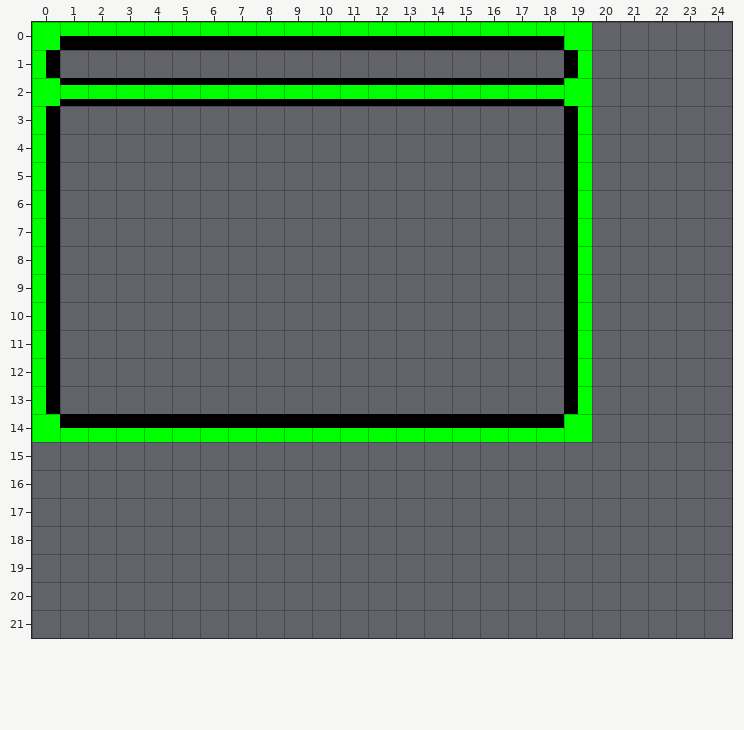
Tiled map -- res/levels/PlayState.tmx. Above: the version before the commit.
Cells are 32x32 px. Shown: x 0..24, y 0..21. The old version is drawn lined up with the new one.
After:
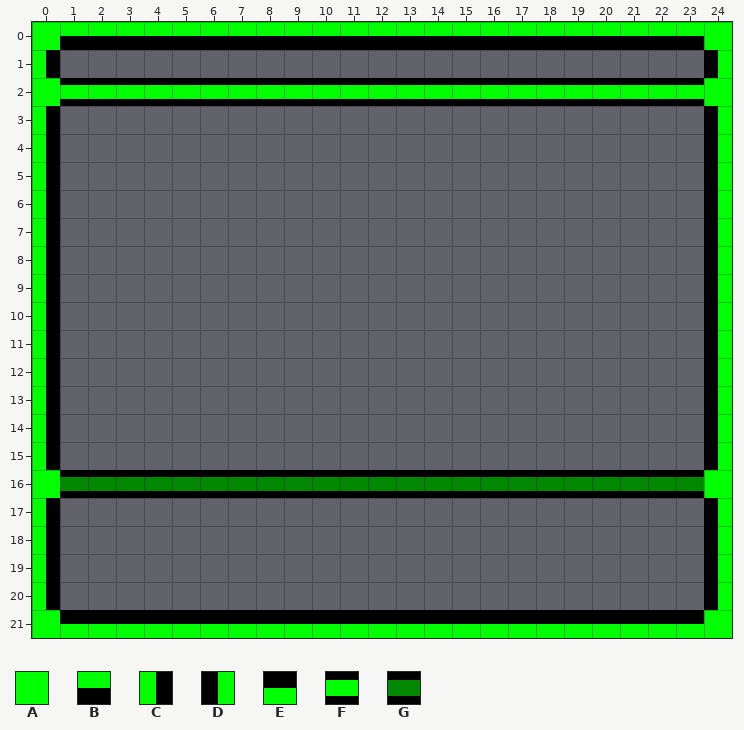
Key: from "blocks1": A 0, B 1, C 2, D 3, E 4, F 5; from "levelTileset": G 12.
_ is an empty cell, . an unchanged one.
What changed:
map size 20x15 -> 25x22 cells
--- layer "Tile Layer 1"
@@ x 0..24 @@
- 0 ...................A_____
- 1 ...................D...._
- 2 ...................A_____
- 3 ...................D...._
- 4 ...................D...._
- 5 ...................D...._
- 6 ...................D...._
- 7 ...................D...._
- 8 ...................D...._
- 9 ...................D...._
-10 ...................D...._
-11 ...................D...._
-12 ...................D...._
-13 ...................D...._
-14 AEEEEEEEEEEEEEEEEEEA...._
-15 _......................._
-16 _________________________
-17 _......................._
-18 _......................._
-19 _......................._
-20 _......................._
-21 _________________________
+ 0 ...................BBBBBA
+ 1 ..................._....D
+ 2 ...................FFFFFA
+ 3 ..................._....D
+ 4 ..................._....D
+ 5 ..................._....D
+ 6 ..................._....D
+ 7 ..................._....D
+ 8 ..................._....D
+ 9 ..................._....D
+10 ..................._....D
+11 ..................._....D
+12 ..................._....D
+13 ..................._....D
+14 C___________________....D
+15 C.......................D
+16 AGGGGGGGGGGGGGGGGGGGGGGGA
+17 C.......................D
+18 C.......................D
+19 C.......................D
+20 C.......................D
+21 AEEEEEEEEEEEEEEEEEEEEEEEA
Where, in picture pixels (left, top, right, bottom), the same in both pictures:
changed: (32, 22, 732, 638)
